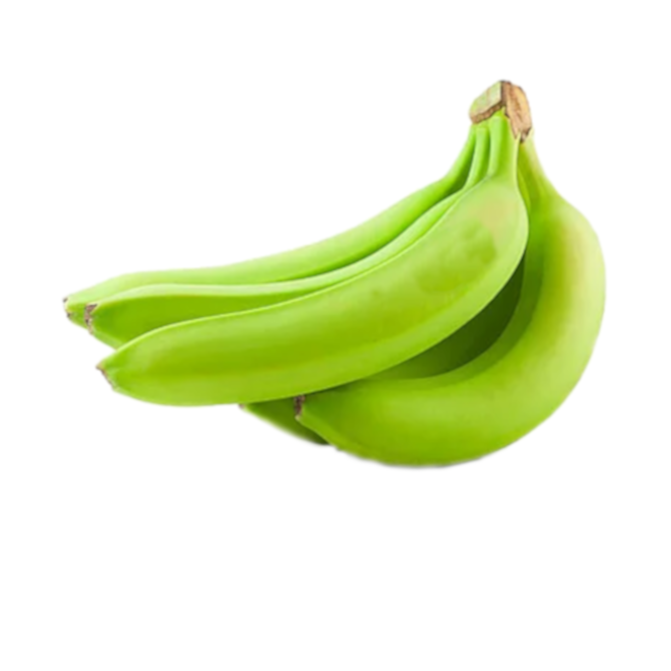
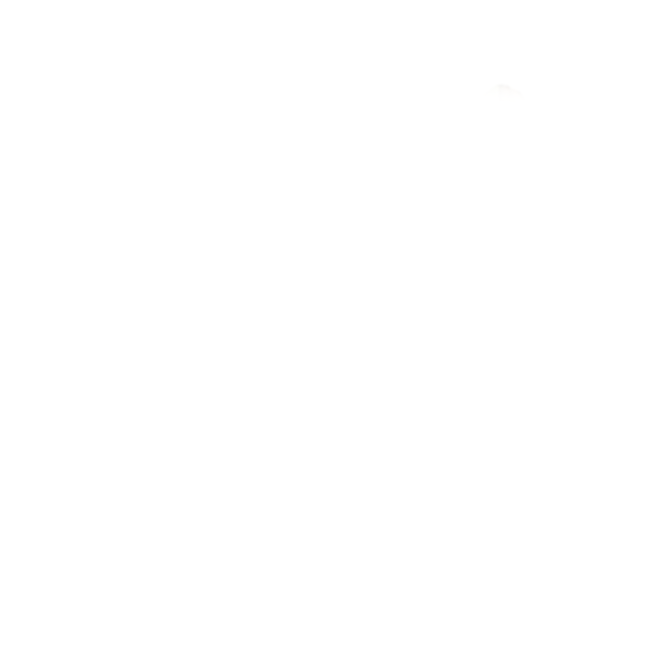
Before/after of a w=671, h=671 layered artwork. What changed in the layer stack:
removed layer "banano verde.png" over (x1=61, y1=78, x2=608, y2=472)
